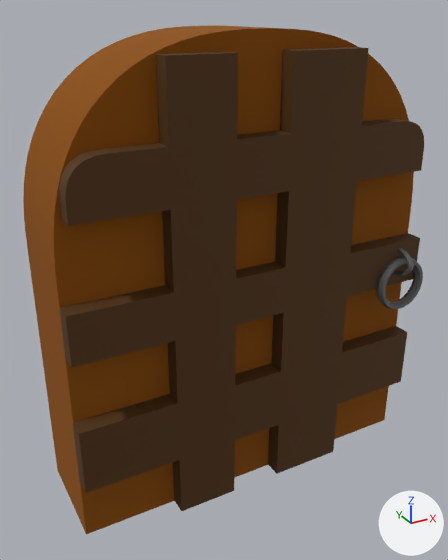
Two versions of the FBX model castle/Door.fbx, one commit apart.
Camera for both pictures: a camera (50 mm lens) standing at (5.48, -11.88, 2.33) and looking at (6.8, -9.46, 1.12). The axes (+X, +Y, +Z) are drawn at lower right. The lights are the same throughout. Where no turn or scale is listed for an object, it has been applied to the vertices.
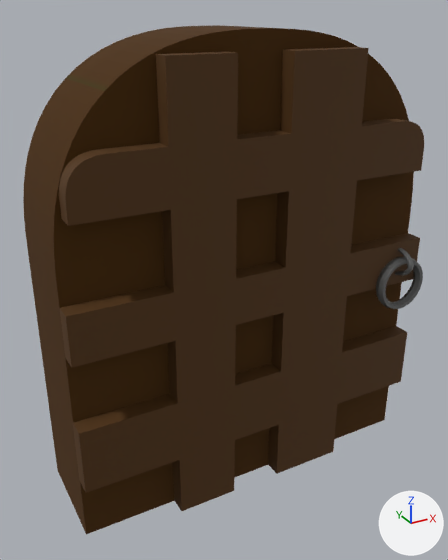
The newer file is also turned or shifted as a whole; pictures and numbers use the older file's frame.

Where the change shows, as pixel boxes [x1, y1, x2, y2] in the pictures (448 x 560 px):
'Cube', surface changed
    both: [23, 25, 416, 534]

The change in detail:
In material '材质' (mat_材质), base_color is no longer (0.303, 0.0915, 0.0), brown #965500.
In material '材质' (mat_材质), texture is now set to img_9caba1_palette_ntsc_png.
